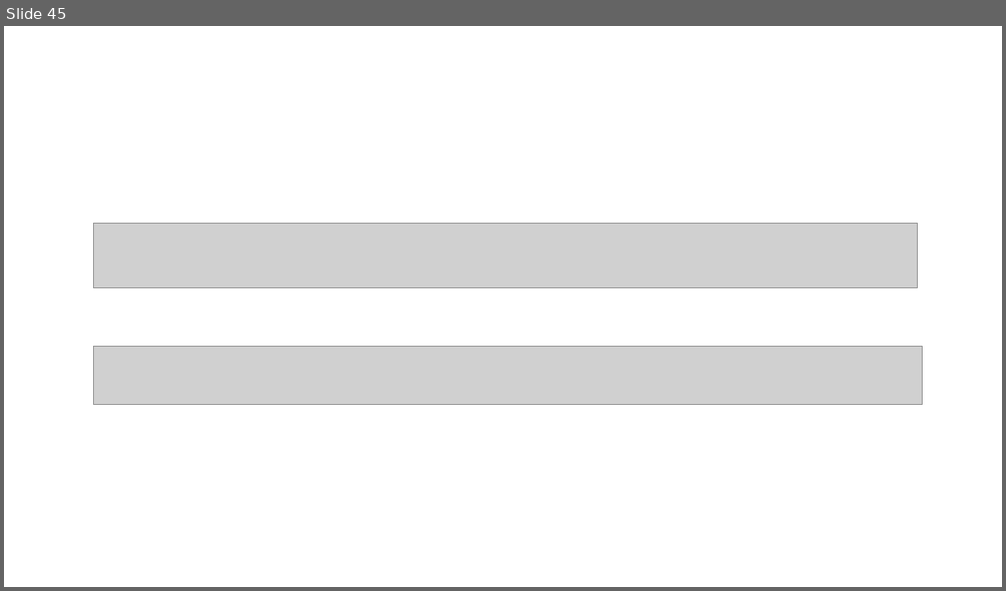
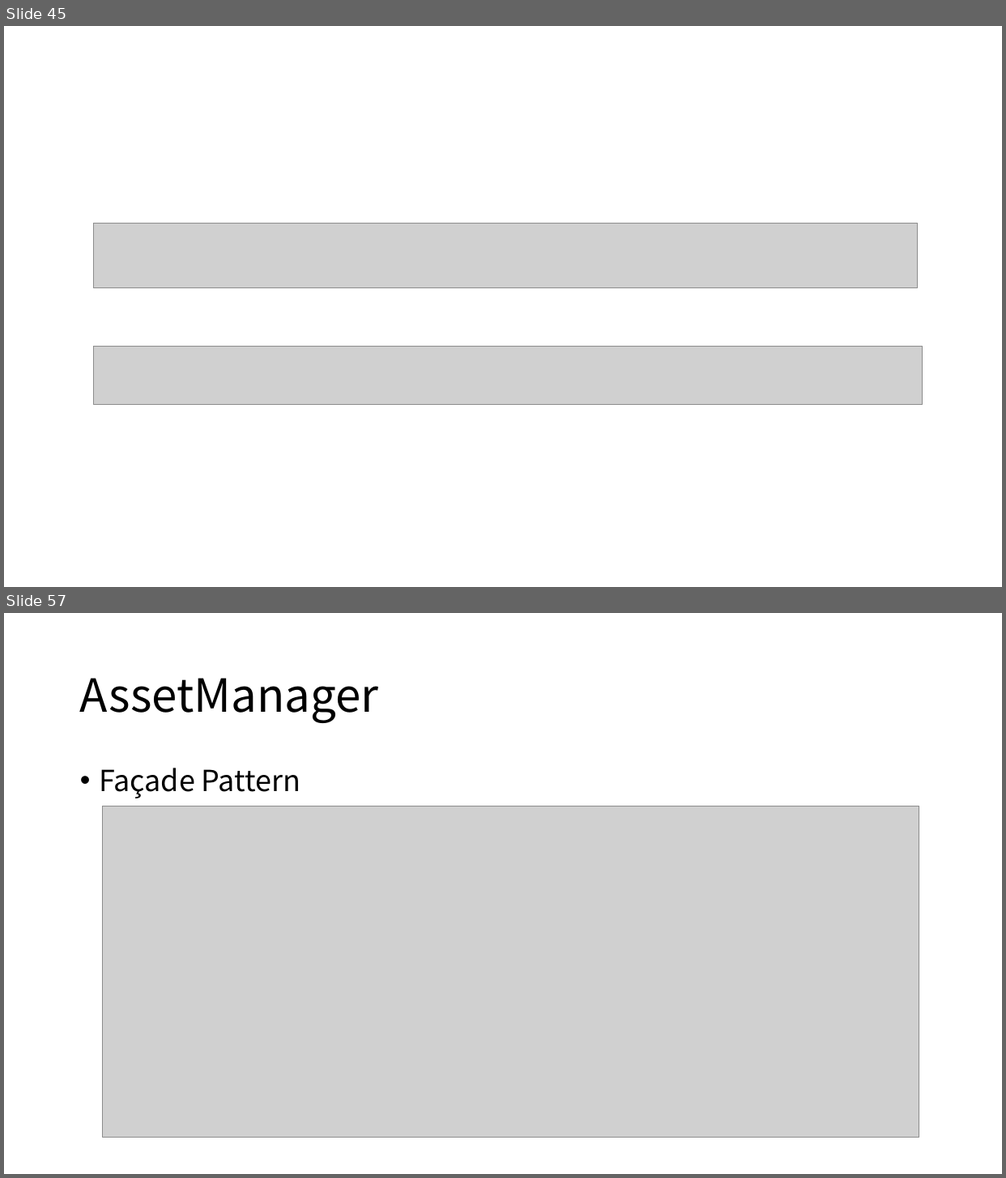
Before and after one commit to xukunn1226/__UnityFramework, a slide deck: Assets/Slice/《资源管理——从理论到实践》.pptx. Shown one above the other, each under a label of ours: slide 45 before the commit, slides 45 and 57 after it; the slides between them are not shown. The pictures are 1006x591 and 1006x1178 pixels, drawn with LibreOffice and Linux fonts; fonts in the diff are those of the drawing; grey boxes stand for pictures. Boxes give left, top, right and bottom in pixels: in the first picture for what was removed or moved away, otherwise in the second. Text is boxed around its words. In the diff, an @@ line names an element or a change of style, - is before the commit and + after.

```diff
--- a/Assets/Slice/《资源管理——从理论到实践》.pptx
+++ b/Assets/Slice/《资源管理——从理论到实践》.pptx
@@ slide 57 added at (x1=4, y1=613, x2=1002, y2=1174), background #FFFFFF @@
@@ title added at (x1=80, y1=678, x2=379, y2=723), 44 pt, text #000000 @@
+AssetManager
@@ text added at (x1=99, y1=768, x2=300, y2=798), 28 pt, text #000000 @@
+• Façade Pattern
@@ picture added at (x1=103, y1=806, x2=918, y2=1138) @@
```
Also in this commit, not shown: 2 slides changed, 11 other slides added, 5 other files.
